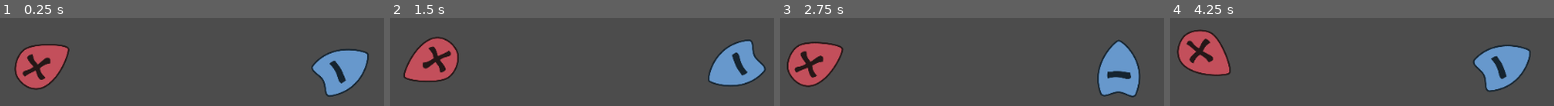
Above: before the commit, frames 1-4 (left to right).
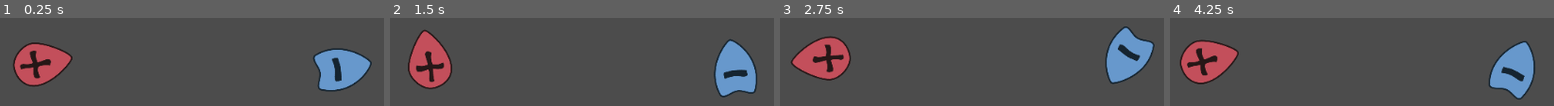
Above: after the commit, the same moments.

Repository: jacobabarbary/BooleanCircuit
Game: Godot game, scene res://main.tscn
Same seed, same stepped clock (60 frames per second), same inputs: the game is played once before the commit and once after it.
Inputs:
- Up to frame 1 (0.25 s): no input
- Up to frame 2 (1.5 s): tap S (Player2Action) at 0.6 s; tap Down (PlayerAction) at 1.35 s
- Up to frame 3 (2.75 s): tap S (Player2Action) at 2.1 s
- Up to frame 4 (4.25 s): tap Down (PlayerAction) at 2.85 s; tap S (Player2Action) at 3.6 s

The runs differ from the first frame. In frame 1, 5.3% of the frame differs, in the area x 3-97%, y 27-90%; in frame 2, 8.2%; in frame 3, 11%, in the area x 1-98%, y 9-91%; in frame 4, 9.8%.

Commit message:
added delta

Diff:
--- a/agents/player/Player.gd
+++ b/agents/player/Player.gd
@@ -1,7 +1,7 @@
 extends KinematicBody2D
 
 enum POLARITIES { POSITIVE, NEGITIVE }
-const charge_speed = 0.2
+const charge_speed = 20
 const FRICTION = 0.99
 
 var inputs = ["PlayerAction","Player2Action"]
@@ -13,7 +13,7 @@
 
 var velocity = Vector2()
 var charge = 0.0
-var rot_speed = 0.14
+var rot_speed = 7
 var speed = 10
 
 onready var sprite = $Sprite
@@ -35,18 +35,18 @@
 		charge = 0
 
 
-func _charge_up():
+func _charge_up(delta):
 
 	if Input.is_action_pressed(inputs[player_number]):
 		charge += charge_speed
-		sprite.rotate(rot_speed)
+		sprite.rotate(rot_speed * delta)
 	else:
-		sprite.rotate(-rot_speed)
+		sprite.rotate(-rot_speed * delta)
 
 
 func _physics_process(delta):
 
-	_charge_up()
+	_charge_up(delta)
 	_launch()
 	velocity = velocity * FRICTION
-	move_and_slide(velocity)
+	move_and_slide(velocity * delta)
